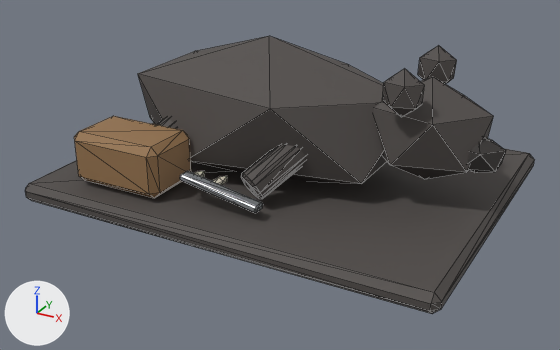
The glTF model public/assets/harthmere/glb/gathering_nodes/bear_den_harvest/bear_den_harvest.glb, before and after one commit.
One viewpoint serves both versions: a 50 mm lens placed at (2.15, -4.05, 2.07), pointed at (0.01, -0.17, 0.13). The axes (+X, +Y, +Z) are drawn at lower left. The lights are the same throughout. The first picture is the older version. Mesh edges are drawn as thin lines. Where no turn or scale is listed for an object, it has been applied to the vertices. Vertices at exactly the same position are counted once.
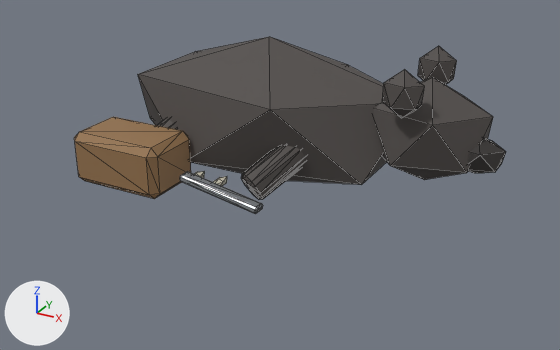
Where the newer file only moved an object's origin or applied its transform, the numbers keep the older frame.

Location of each change, [x1, y1, x2, y2] in pixels of the pictures (560 x 350 px):
'Mesh_0', reshaped (15% narrower, 36% shorter): before [25, 36, 534, 314]; after [74, 37, 506, 214]
part 1 of me_mesh_0, deleted: before [25, 123, 534, 314]

The change, as a list of edits to the scene's bpy script:
```text
Change me_mesh_0:
    used by ob_mesh_0; location = (-1.325, 1.025, 0.0)
    remove me_mesh_0.from_pydata(...)  # 348 vertices, 632 faces; spans x 0.0..2.66, y -2.05..0.0, z 0.0..0.96
    add me_mesh_0.from_pydata(...)  # 324 vertices, 588 faces; spans x 0.22..2.66, y -1.9..-0.35, z 0.0..0.95
    me_mesh_0 part 1: the loose piece of 24 vertices spanning x 0.0..2.65, y -2.05..0.0, z 0.0..0.12 is deleted
```
